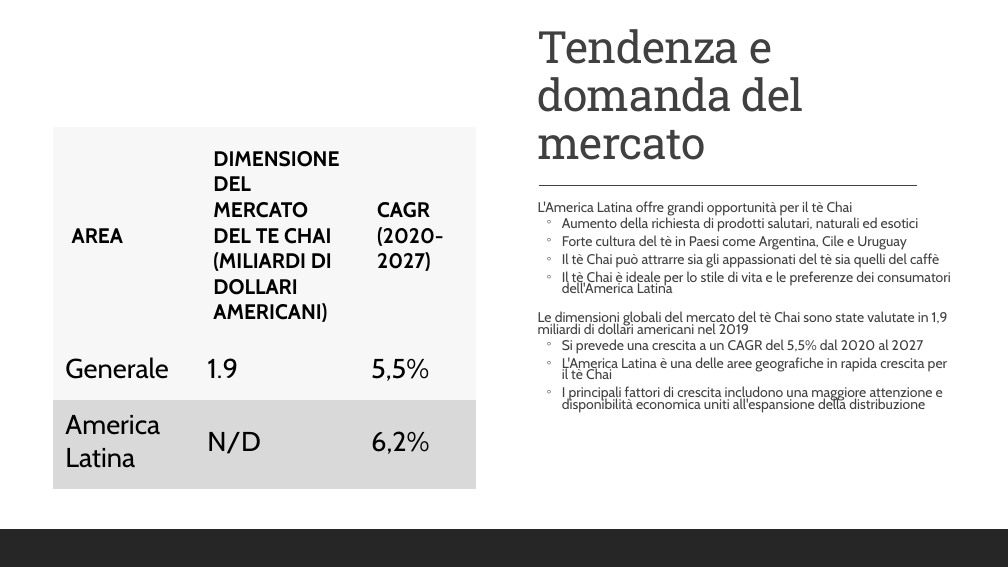
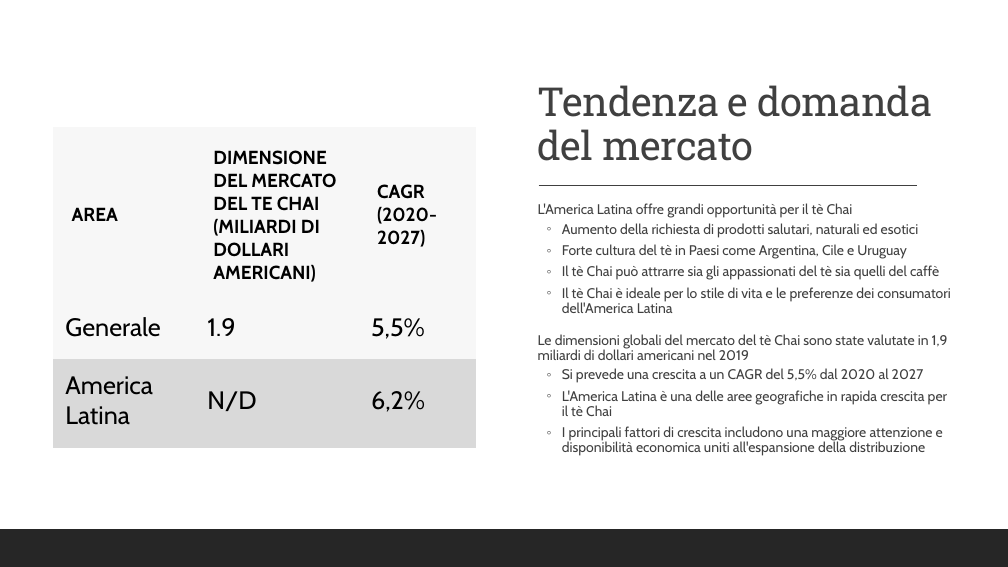
Before and after one commit to MicrosoftLearning/MS-4004-Empower-workforce-copilot-use-cases.it-it, a slide deck: slide 7 of ResourceFiles/Mystic Spice Premium Chai Market Analysis Presentation.pptx. Drawn at 1008x567 pixels with LibreOffice and Linux fonts; fonts in the diff are those of the drawing. Boxes give left, top, right and bottom in pixels: in the first picture for what was removed or moved away, otherwise in the second. Text is boxed around its words. In the diff, an @@ line names an element or a change of style, - is before the commit and + after.

```diff
--- a/ResourceFiles/Mystic Spice Premium Chai Market Analysis Presentation.pptx
+++ b/ResourceFiles/Mystic Spice Premium Chai Market Analysis Presentation.pptx
@@ title "Tendenza e domanda del mercato" at <box>538,85,932,161</box>: size 42.3 to 38 pt @@
@@ table at <box>53,128,476,446</box> @@
@@ size 20 to 18 pt in "AREA", "DIMENSIONE DEL MERCATO DEL TE CHAI (MILIARDI ...", "CAGR (2020-2027)" @@
@@ size 26 to 24 pt in "Generale", "1.9", "5,5%", "America Latina" and 2 more places @@
@@ text "L'America Latina offre grandi opportunità ..." at <box>538,203,950,456</box>: line spacing 0.7 to 0.9 @@
```
Also in this commit, not shown: 10 other slides changed, 34 other files.
